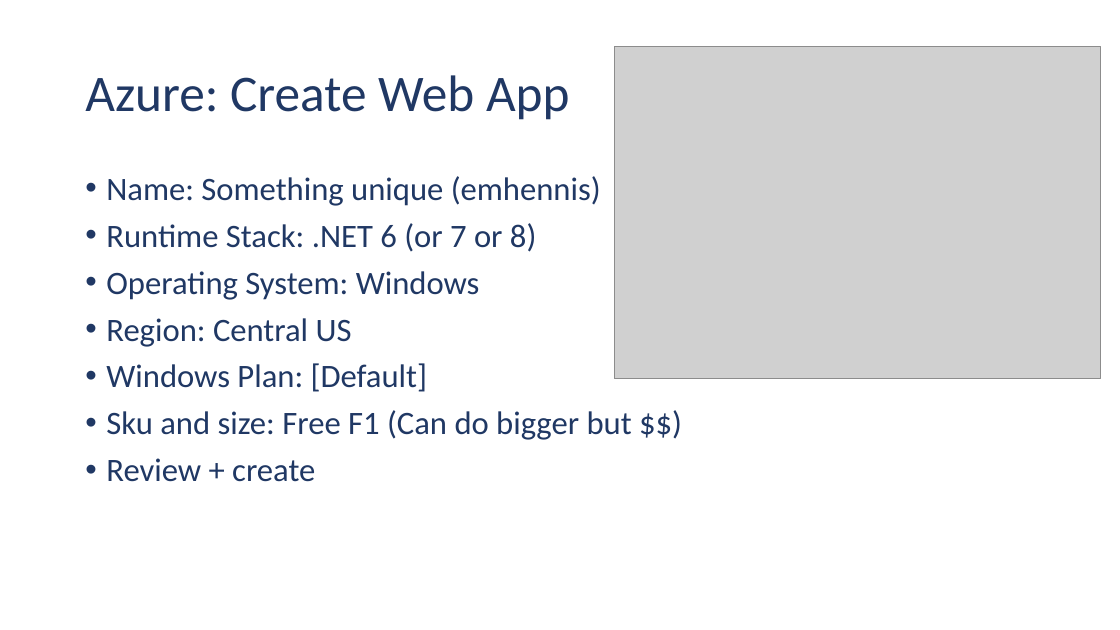
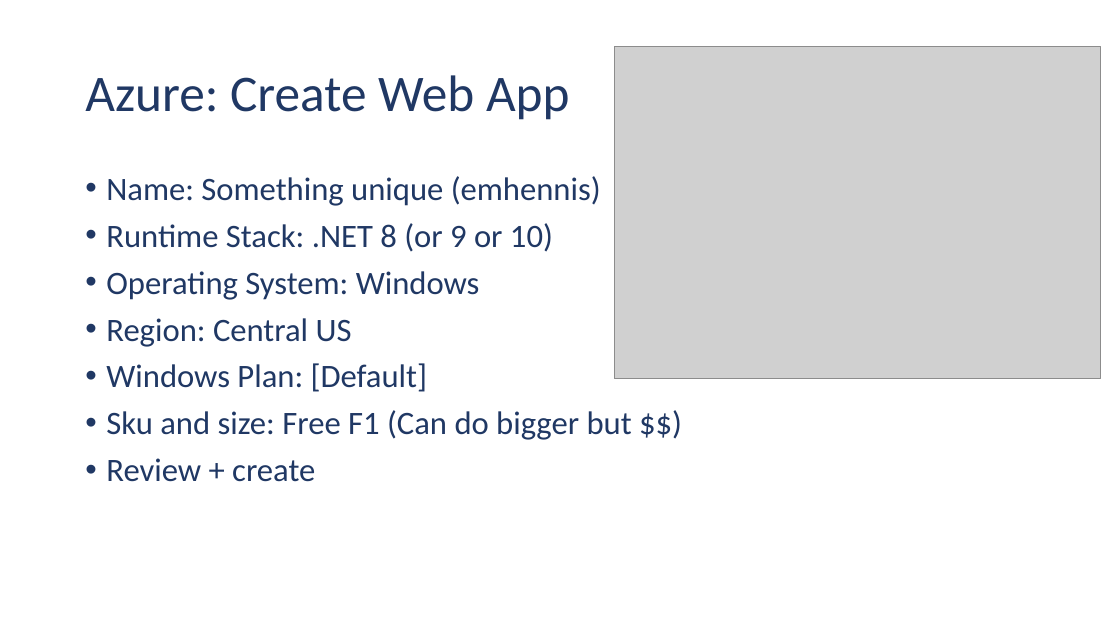
Before and after one commit to ehennis/CIS174, a slide deck: slide 7 of 2026-SPR/Week02.pptx. Drawn at 1120x630 pixels with LibreOffice and Linux fonts; fonts in the diff are those of the drawing; grey boxes stand for pictures. Boxes give left, top, right and bottom in pixels: in the first picture for what was removed or moved away, otherwise in the second. Text is boxed around its words. In the diff, an @@ line names an element or a change of style, - is before the commit and + after.

```diff
--- a/2026-SPR/Week02.pptx
+++ b/2026-SPR/Week02.pptx
@@ text at (106,223,553,252): text changed @@
-• Runtime Stack: .NET 6 (or 7 or 8)
+• Runtime Stack: .NET 8 (or 9 or 10)
```
Also in this commit, not shown: 3 other slides changed.
